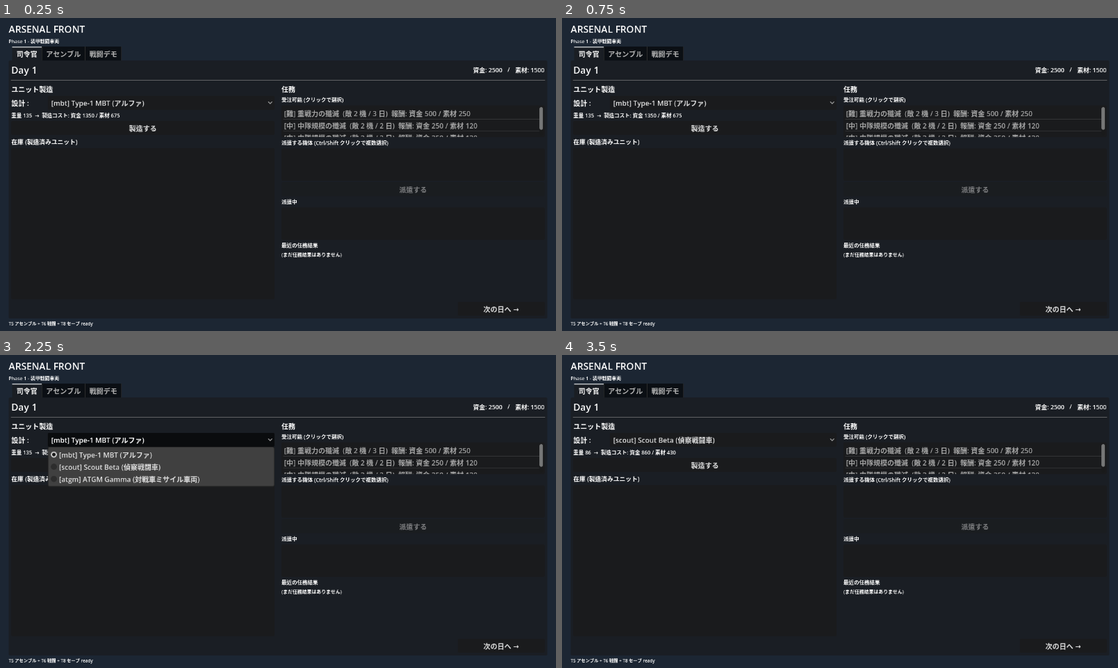
Above: before the commit, frames 1-4 (two rows, left to right).
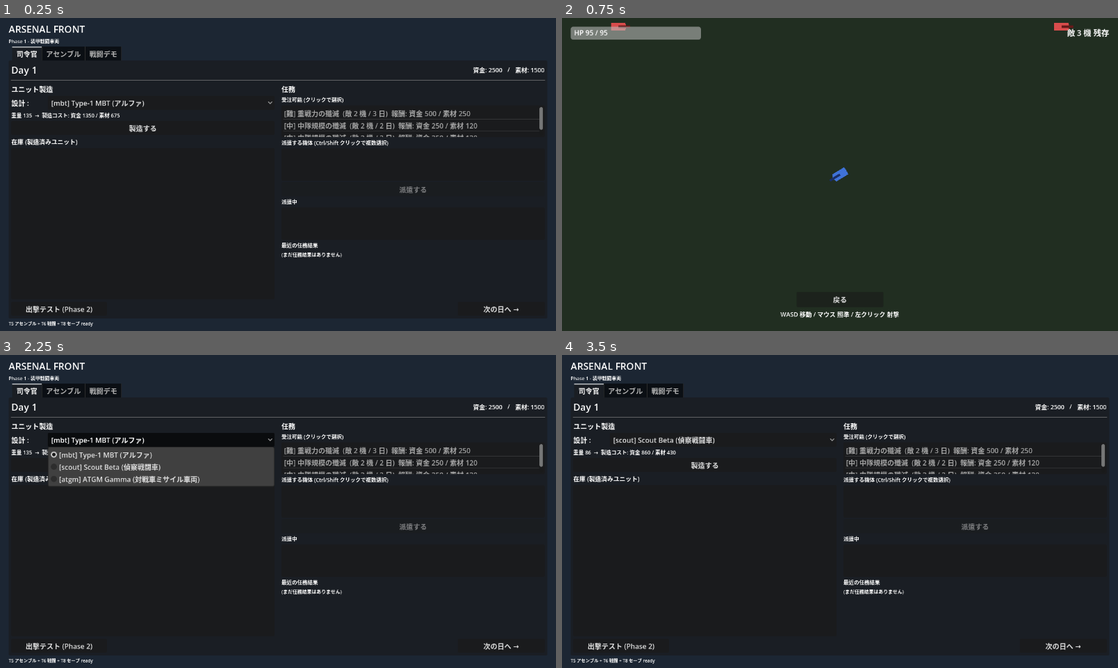
Above: after the commit, the same moments.

Repository: Sierra-117605/ARSENAL-FRONT
Game: Godot game, scene res://scenes/main.tscn
Same seed, same stepped clock (60 frames per second), same inputs: the game is played once before the commit and once after it.
Inputs (mouse positions are in pixels of both pictures, inside the frame that each line leads up to):
- Up to frame 1 (0.25 s): no input
- Up to frame 2 (0.75 s): click (623, 309) at 0.5 s, where only the run after the commit has a clickable "出撃テスト (Phase 2)"
- Up to frame 3 (2.25 s): click (278, 636) at 1.25 s, where only the run after the commit has a clickable "戻る"; click "[mbt] Type-1 MBT (アルファ)" at 2 s
- Up to frame 4 (3.5 s): click "製造する" at 2.75 s

The runs differ from the first frame. In frame 1, 0.1% of the frame differs, in the area x 4-17%, y 92-95%; in frame 2, 5.2%, in the area x 1-99%, y 1-99%; in frame 3, 0.1%; in frame 4, 0.1%.

Commit message:
Phase 2-1: 出撃モード最小実装 (トップダウン手動操作)
Phase 1 完了を受けて Phase 2 着手。SPEC §2.3 E を「Phase 2 暫定確定:
トップダウン 2D + WASD/マウス + ミッション固定マップ」で確定。

新規実装:
- scripts/combat.gd: 単発の compute_damage(soft, hard, piercing, target_armor)
  を追加 (自動戦闘と同じ式を再利用可能に)
- scripts/projectile.gd: Area2D 弾丸。direction 方向に飛び、衝突相手の
  take_hit_from_projectile を呼ぶ
- scripts/player_tank.gd: CharacterBody2D。WASD で移動、マウス方向に旋回、
  左クリックで射撃 (連射 0.35s クールダウン)
- scripts/enemy_tank.gd: CharacterBody2D。Phase 2-1 では静止、撃たれて
  HP 0 で died シグナルを発火して queue_free
- scripts/combat_field.gd: フィールド制御。プレイヤー中央、敵 3 機を
  (-600,-400) / (600,-400) / (0,500) に配置。HP バー・敵カウンタ・勝敗
  メッセージ・「戻る」ボタンを HUD に持ち、勝敗時に main.tscn へ change_scene
- scenes/projectile.tscn, player_tank.tscn, enemy_tank.tscn, combat_field.tscn

衝突レイヤー設計:
- Layer 1: プレイヤー
- Layer 2: 敵
- Layer 3: 弾丸 (player owned)
- Layer 5: 壁 (StaticBody)
- 弾丸の collision_mask は 2 (敵) のみ。今後敵弾用に layer 4 を予約

スコープ:
- Phase 2-1 はプレイヤー操作 + 静止敵 + 勝敗判定だけ
- 敵 AI / 任務連携は Phase 2-2/2-3

UI:
- 司令官タブ Footer に「出撃テスト (Phase 2)」ボタンを追加
- 押すと scenes/combat_field.tscn へ change_scene_to_file
- 戻るボタンで scenes/main.tscn へ戻る

ドキュメント:
- SPEC §2.3 E: [TBD] -> 「Phase 2 暫定確定」に更新、フロー詳細を追記
- TODO.md: P2 セクション (P2-1 〜 P2-5) を新設、P2-1 を作業中に

ヘッドレスで boot ok 確認 (既存 Phase 1 機能は無傷)。
実機での操作確認はユーザー側で実施予定。

Co-Authored-By: Claude Opus 4.7 <noreply@anthropic.com>

Diff:
--- /dev/null
+++ b/scenes/combat_field.tscn
@@ -0,0 +1,132 @@
+[gd_scene load_steps=4 format=3 uid="uid://b1arsenalcombatfield"]
+
+[ext_resource type="Script" path="res://scripts/combat_field.gd" id="1_field"]
+
+[sub_resource type="RectangleShape2D" id="RectangleShape2D_wall_h"]
+size = Vector2(2500, 40)
+
+[sub_resource type="RectangleShape2D" id="RectangleShape2D_wall_v"]
+size = Vector2(40, 1700)
+
+[node name="CombatField" type="Node2D"]
+script = ExtResource("1_field")
+
+[node name="Background" type="ColorRect" parent="."]
+offset_left = -1300.0
+offset_top = -900.0
+offset_right = 1300.0
+offset_bottom = 900.0
+color = Color(0.13, 0.18, 0.13, 1)
+
+[node name="WallTop" type="StaticBody2D" parent="."]
+position = Vector2(0, -800)
+collision_layer = 16
+
+[node name="ColShape" type="CollisionShape2D" parent="WallTop"]
+shape = SubResource("RectangleShape2D_wall_h")
+
+[node name="WallBottom" type="StaticBody2D" parent="."]
+position = Vector2(0, 800)
+collision_layer = 16
+
+[node name="ColShape" type="CollisionShape2D" parent="WallBottom"]
+shape = SubResource("RectangleShape2D_wall_h")
+
+[node name="WallLeft" type="StaticBody2D" parent="."]
+position = Vector2(-1200, 0)
+collision_layer = 16
+
+[node name="ColShape" type="CollisionShape2D" parent="WallLeft"]
+shape = SubResource("RectangleShape2D_wall_v")
+
+[node name="WallRight" type="StaticBody2D" parent="."]
+position = Vector2(1200, 0)
+collision_layer = 16
+
+[node name="ColShape" type="CollisionShape2D" parent="WallRight"]
+shape = SubResource("RectangleShape2D_wall_v")
+
+[node name="SpawnLayer" type="Node2D" parent="."]
+
+[node name="UI" type="CanvasLayer" parent="."]
+
+[node name="HUD" type="Control" parent="UI"]
+layout_mode = 3
+anchors_preset = 15
+anchor_right = 1.0
+anchor_bottom = 1.0
+mouse_filter = 2
+
+[node name="PlayerHPBar" type="ProgressBar" parent="UI/HUD"]
+layout_mode = 1
+anchors_preset = -1
+offset_left = 20.0
+offset_top = 20.0
+offset_right = 320.0
+offset_bottom = 50.0
+show_percentage = false
+
+[node name="PlayerHPLabel" type="Label" parent="UI/HUD"]
+layout_mode = 1
+anchors_preset = -1
+offset_left = 28.0
+offset_top = 22.0
+offset_right = 320.0
+offset_bottom = 50.0
+text = "HP -- / --"
+
+[node name="EnemyCounter" type="Label" parent="UI/HUD"]
+layout_mode = 1
+anchors_preset = -1
+anchor_left = 1.0
+anchor_right = 1.0
+offset_left = -260.0
+offset_top = 20.0
+offset_right = -20.0
+offset_bottom = 50.0
+theme_override_font_sizes/font_size = 18
+text = "敵 -- 機 残存"
+horizontal_alignment = 2
+
+[node name="InstructionLabel" type="Label" parent="UI/HUD"]
+layout_mode = 1
+anchors_preset = -1
+anchor_left = 0.5
+anchor_top = 1.0
+anchor_right = 0.5
+anchor_bottom = 1.0
+offset_left = -300.0
+offset_top = -50.0
+offset_right = 300.0
+offset_bottom = -20.0
+theme_override_font_sizes/font_size = 14
+text = "WASD 移動 / マウス 照準 / 左クリック 射撃"
+horizontal_alignment = 1
+
+[node name="MessageLabel" type="Label" parent="UI/HUD"]
+layout_mode = 1
+anchors_preset = -1
+anchor_left = 0.5
+anchor_top = 0.5
+anchor_right = 0.5
+anchor_bottom = 0.5
+offset_left = -300.0
+offset_top = -80.0
+offset_right = 300.0
+offset_bottom = 0.0
+theme_override_font_sizes/font_size = 36
+text = ""
+horizontal_alignment = 1
+
+[node name="BackButton" type="Button" parent="UI/HUD"]
+layout_mode = 1
+anchors_preset = -1
+anchor_left = 0.5
+anchor_top = 1.0
+anchor_right = 0.5
+anchor_bottom = 1.0
+offset_left = -100.0
+offset_top = -90.0
+offset_right = 100.0
+offset_bottom = -55.0
+text = "戻る"
--- /dev/null
+++ b/scenes/enemy_tank.tscn
@@ -0,0 +1,22 @@
+[gd_scene load_steps=3 format=3 uid="uid://b1arsenalenemy"]
+
+[ext_resource type="Script" path="res://scripts/enemy_tank.gd" id="1_enemy"]
+
+[sub_resource type="RectangleShape2D" id="RectangleShape2D_enemy"]
+size = Vector2(40, 22)
+
+[node name="Enemy" type="CharacterBody2D"]
+collision_layer = 2
+collision_mask = 4
+script = ExtResource("1_enemy")
+
+[node name="CollisionShape2D" type="CollisionShape2D" parent="."]
+shape = SubResource("RectangleShape2D_enemy")
+
+[node name="Body" type="Polygon2D" parent="."]
+polygon = PackedVector2Array(-20, -11, 18, -11, 22, 0, 18, 11, -20, 11)
+color = Color(0.85, 0.3, 0.3, 1)
+
+[node name="Cannon" type="Polygon2D" parent="."]
+polygon = PackedVector2Array(0, -3, 32, -3, 32, 3, 0, 3)
+color = Color(0.4, 0.1, 0.1, 1)
--- a/scenes/main.tscn
+++ b/scenes/main.tscn
@@ -202,6 +202,11 @@
 [node name="Footer" type="HBoxContainer" parent="Layout/VBox/Tabs/CommanderTab/VBox"]
 layout_mode = 2
 
+[node name="SortieTestButton" type="Button" parent="Layout/VBox/Tabs/CommanderTab/VBox/Footer"]
+layout_mode = 2
+custom_minimum_size = Vector2(220, 0)
+text = "出撃テスト (Phase 2)"
+
 [node name="FooterSpacer" type="Control" parent="Layout/VBox/Tabs/CommanderTab/VBox/Footer"]
 layout_mode = 2
 size_flags_horizontal = 3
--- /dev/null
+++ b/scenes/player_tank.tscn
@@ -0,0 +1,29 @@
+[gd_scene load_steps=3 format=3 uid="uid://b1arsenalplayer"]
+
+[ext_resource type="Script" path="res://scripts/player_tank.gd" id="1_player"]
+
+[sub_resource type="RectangleShape2D" id="RectangleShape2D_player"]
+size = Vector2(40, 22)
+
+[node name="Player" type="CharacterBody2D"]
+collision_layer = 1
+collision_mask = 16
+script = ExtResource("1_player")
+
+[node name="CollisionShape2D" type="CollisionShape2D" parent="."]
+shape = SubResource("RectangleShape2D_player")
+
+[node name="Body" type="Polygon2D" parent="."]
+polygon = PackedVector2Array(-20, -11, 18, -11, 22, 0, 18, 11, -20, 11)
+color = Color(0.25, 0.45, 0.85, 1)
+
+[node name="Cannon" type="Polygon2D" parent="."]
+polygon = PackedVector2Array(0, -3, 32, -3, 32, 3, 0, 3)
+color = Color(0.1, 0.18, 0.4, 1)
+
+[node name="Camera2D" type="Camera2D" parent="."]
+zoom = Vector2(0.85, 0.85)
+limit_left = -1200
+limit_right = 1200
+limit_top = -800
+limit_bottom = 800
--- /dev/null
+++ b/scenes/projectile.tscn
@@ -0,0 +1,18 @@
+[gd_scene load_steps=3 format=3 uid="uid://b1arsenalprojectile"]
+
+[ext_resource type="Script" path="res://scripts/projectile.gd" id="1_proj"]
+
+[sub_resource type="CircleShape2D" id="CircleShape2D_proj"]
+radius = 4.0
+
+[node name="Projectile" type="Area2D"]
+collision_layer = 4
+collision_mask = 2
+script = ExtResource("1_proj")
+
+[node name="CollisionShape2D" type="CollisionShape2D" parent="."]
+shape = SubResource("CircleShape2D_proj")
+
+[node name="Visual" type="Polygon2D" parent="."]
+polygon = PackedVector2Array(-4, -3, 5, -3, 5, 3, -4, 3)
+color = Color(1.0, 0.85, 0.2, 1)
--- a/scripts/combat.gd
+++ b/scripts/combat.gd
@@ -180,3 +180,22 @@
 	if w == "draw":
 		return "相打ち"
 	return "決着なし(タイムアウト)"
+
+# --- 単発のダメージ計算 (Phase 2 手動戦闘で再利用) ----------------------
+# 攻撃側の stats と目標の装甲から、単発のダメージを返す。
+# 戻り値: { damage: int, damage_type: "hard"|"soft", pierced: bool }
+static func compute_damage(soft_attack: int, hard_attack: int, piercing: int, target_armor: int) -> Dictionary:
+	var use_hard: bool = target_armor >= ARMOR_THRESHOLD
+	var attack_value: int = hard_attack if use_hard else soft_attack
+	var ratio: float = HARD_DAMAGE_RATIO if use_hard else SOFT_DAMAGE_RATIO
+	var pierced: bool = piercing >= target_armor
+	var damage_f: float
+	if pierced:
+		damage_f = float(attack_value) * ratio
+	else:
+		damage_f = float(soft_attack) * SOFT_DAMAGE_RATIO * RESIDUAL_FACTOR
+	return {
+		"damage": int(roundi(damage_f)),
+		"damage_type": "hard" if use_hard else "soft",
+		"pierced": pierced,
+	}
--- /dev/null
+++ b/scripts/combat_field.gd
@@ -0,0 +1,90 @@
+extends Node2D
+
+# Phase 2-1 出撃モード (最小実装)。
+# プレイヤー機体を中央に、敵を 3 機配置。全滅させたら勝利、プレイヤー死亡で敗北。
+# 任務システム連携 (現在派遣中の機体を使う等) は Phase 2-3 で。
+
+const PLAYER_SCENE: String = "res://scenes/player_tank.tscn"
+const ENEMY_SCENE: String = "res://scenes/enemy_tank.tscn"
+
+@onready var spawn_layer: Node2D = $SpawnLayer
+@onready var hp_bar: ProgressBar = $UI/HUD/PlayerHPBar
+@onready var hp_label: Label = $UI/HUD/PlayerHPLabel
+@onready var enemy_counter: Label = $UI/HUD/EnemyCounter
+@onready var message_label: Label = $UI/HUD/MessageLabel
+@onready var back_button: Button = $UI/HUD/BackButton
+@onready var instruction_label: Label = $UI/HUD/InstructionLabel
+
+var player: PlayerTank = null
+var enemies: Array[EnemyTank] = []
+var _ended: bool = false
+
+func _ready() -> void:
+	print("[ARSENAL FRONT] combat field opened")
+	back_button.pressed.connect(_on_back_pressed)
+	message_label.visible = false
+	back_button.text = "戻る"
+	# 出撃モード用の入力アクション (ESC で戻る等) は今は無し
+	_spawn_player()
+	_spawn_enemies()
+	_update_enemy_counter()
+
+func _spawn_player() -> void:
+	var packed: PackedScene = load(PLAYER_SCENE)
+	player = packed.instantiate() as PlayerTank
+	player.global_position = Vector2(0, 0)
+	player.hp_changed.connect(_on_player_hp_changed)
+	player.died.connect(_on_player_died)
+	spawn_layer.add_child(player)
+	_on_player_hp_changed(player.hp, player.hp_max)
+
+func _spawn_enemies() -> void:
+	var packed: PackedScene = load(ENEMY_SCENE)
+	var positions: Array[Vector2] = [
+		Vector2(-600, -400),
+		Vector2(600, -400),
+		Vector2(0, 500),
+	]
+	for pos in positions:
+		var e: EnemyTank = packed.instantiate() as EnemyTank
+		e.global_position = pos
+		e.died.connect(_on_enemy_died)
+		spawn_layer.add_child(e)
+		enemies.append(e)
+
+func _on_player_hp_changed(new_hp: int, hp_max: int) -> void:
+	hp_bar.max_value = hp_max
+	hp_bar.value = new_hp
+	hp_label.text = "HP %d / %d" % [new_hp, hp_max]
+
+func _update_enemy_counter() -> void:
+	var alive: int = 0
+	for e in enemies:
+		if is_instance_valid(e):
+			alive += 1
+	enemy_counter.text = "敵 %d 機 残存" % alive
+	if alive == 0 and not _ended:
+		_end_combat(true)
+
+func _on_enemy_died(_e: EnemyTank) -> void:
+	_update_enemy_counter()
+
+func _on_player_died() -> void:
+	if not _ended:
+		_end_combat(false)
+
+func _end_combat(won: bool) -> void:
+	_ended = true
+	message_label.visible = true
+	if won:
+		message_label.text = "★ 勝利 ★\n敵を殲滅した"
+		message_label.add_theme_color_override("font_color", Color(0.4, 1.0, 0.4))
+	else:
+		message_label.text = "▼ 敗北 ▼\n機体が撃破された"
+		message_label.add_theme_color_override("font_color", Color(1.0, 0.4, 0.4))
+	# プレイヤーが死んでいる場合、操作不能にする (queue_free 済みのはず)
+	instruction_label.visible = false
+
+func _on_back_pressed() -> void:
+	print("[ARSENAL FRONT] combat field closed, returning to main")
+	get_tree().change_scene_to_file("res://scenes/main.tscn")
--- /dev/null
+++ b/scripts/enemy_tank.gd
@@ -0,0 +1,36 @@
+class_name EnemyTank
+extends CharacterBody2D
+
+# Phase 2-1 minimum: 敵機体は静止して撃たれるだけ。
+# AI (移動・射撃) は Phase 2-2 で追加予定。
+
+@export var soft_attack: int = 10
+@export var hard_attack: int = 70
+@export var piercing: int = 90
+@export var armor: int = 45
+@export var hp_max: int = 80
+
+var hp: int = 80
+
+signal died(enemy: EnemyTank)
+
+func _ready() -> void:
+	add_to_group("enemy")
+	hp = hp_max
+
+func set_stats(stats: Dictionary, _hp_max: int) -> void:
+	soft_attack = int(stats.get("soft_attack", soft_attack))
+	hard_attack = int(stats.get("hard_attack", hard_attack))
+	piercing = int(stats.get("piercing", piercing))
+	armor = int(stats.get("armor", armor))
+	hp_max = _hp_max
+	hp = hp_max
+
+func take_hit_from_projectile(proj: Projectile) -> void:
+	var result: Dictionary = Combat.compute_damage(
+		proj.soft_attack, proj.hard_attack, proj.piercing, armor
+	)
+	hp = max(0, hp - int(result.get("damage", 0)))
+	if hp <= 0:
+		died.emit(self)
+		queue_free()
--- a/scripts/main.gd
+++ b/scripts/main.gd
@@ -76,6 +76,7 @@
 @onready var commander_produce_button: Button = $Layout/VBox/Tabs/CommanderTab/VBox/Main/ProductionPanel/ProduceButton
 @onready var commander_inventory_list: ItemList = $Layout/VBox/Tabs/CommanderTab/VBox/Main/ProductionPanel/InventoryList
 @onready var commander_next_day_button: Button = $Layout/VBox/Tabs/CommanderTab/VBox/Footer/NextDayButton
+@onready var sortie_test_button: Button = $Layout/VBox/Tabs/CommanderTab/VBox/Footer/SortieTestButton
 
 # 司令官タブ (任務エリア)
 @onready var available_list: ItemList = $Layout/VBox/Tabs/CommanderTab/VBox/Main/MissionPanel/AvailableList
@@ -410,6 +411,7 @@
 	commander_design_selector.item_selected.connect(_on_commander_design_changed)
 	commander_produce_button.pressed.connect(_on_produce_pressed)
 	commander_next_day_button.pressed.connect(_on_next_day_pressed)
+	sortie_test_button.pressed.connect(_on_sortie_test_pressed)
 	dispatch_button.pressed.connect(_on_dispatch_pressed)
 	available_list.item_selected.connect(_on_available_mission_selected)
 	dispatch_units_list.multi_selected.connect(_on_dispatch_units_multi_selected)
@@ -503,6 +505,11 @@
 	_refresh_commander_display()
 	print("[ARSENAL FRONT] produced %s (Day %d)" % [String(instance.get("name", "")), game_state.day()])
 
+func _on_sortie_test_pressed() -> void:
+	# Phase 2-1: 出撃テスト (固定パーティ vs 固定敵で手動操作の動作確認)
+	print("[ARSENAL FRONT] launching sortie test (combat_field)")
+	get_tree().change_scene_to_file("res://scenes/combat_field.tscn")
+
 func _on_next_day_pressed() -> void:
 	game_state.apply({ "type": "advance_day", "days": 1 })
 	# 日進行で解決日に達した任務を自動戦闘で解決
--- /dev/null
+++ b/scripts/player_tank.gd
@@ -0,0 +1,84 @@
+class_name PlayerTank
+extends CharacterBody2D
+
+# Phase 2 プレイヤー機体 (トップダウン)。
+# WASD/矢印で移動、マウスで照準、左クリックで射撃。
+# ステータスは Inspector または外部から set_stats() で注入。
+
+@export var speed: float = 280.0
+@export var soft_attack: int = 25
+@export var hard_attack: int = 50
+@export var piercing: int = 70
+@export var armor: int = 60
+@export var hp_max: int = 95
+
+var hp: int = 95
+var _fire_cooldown: float = 0.0
+const FIRE_INTERVAL: float = 0.35
+
+signal hp_changed(new_hp: int, hp_max: int)
+signal died
+
+func _ready() -> void:
+	add_to_group("player")
+	hp = hp_max
+	hp_changed.emit(hp, hp_max)
+
+func set_stats(stats: Dictionary, _hp_max: int) -> void:
+	soft_attack = int(stats.get("soft_attack", soft_attack))
+	hard_attack = int(stats.get("hard_attack", hard_attack))
+	piercing = int(stats.get("piercing", piercing))
+	armor = int(stats.get("armor", armor))
+	hp_max = _hp_max
+	hp = hp_max
+	hp_changed.emit(hp, hp_max)
+
+func _physics_process(delta: float) -> void:
+	# --- 移動 ---
+	var input_vec: Vector2 = Vector2.ZERO
+	if Input.is_key_pressed(KEY_W) or Input.is_key_pressed(KEY_UP):
+		input_vec.y -= 1
+	if Input.is_key_pressed(KEY_S) or Input.is_key_pressed(KEY_DOWN):
+		input_vec.y += 1
+	if Input.is_key_pressed(KEY_A) or Input.is_key_pressed(KEY_LEFT):
+		input_vec.x -= 1
+	if Input.is_key_pressed(KEY_D) or Input.is_key_pressed(KEY_RIGHT):
+		input_vec.x += 1
+	if input_vec.length() > 0:
+		input_vec = input_vec.normalized()
+	velocity = input_vec * speed
+	move_and_slide()
+
+	# --- 旋回 (マウス方向を向く) ---
+	var mouse_pos: Vector2 = get_global_mouse_position()
+	rotation = (mouse_pos - global_position).angle()
+
+	# --- 射撃 (連射制御) ---
+	if _fire_cooldown > 0.0:
+		_fire_cooldown -= delta
+	if Input.is_mouse_button_pressed(MOUSE_BUTTON_LEFT) and _fire_cooldown <= 0.0:
+		_fire()
+		_fire_cooldown = FIRE_INTERVAL
+
+func _fire() -> void:
+	var packed: PackedScene = load("res://scenes/projectile.tscn")
+	if packed == null:
+		return
+	var proj: Projectile = packed.instantiate() as Projectile
+	proj.global_position = global_position + Vector2(35, 0).rotated(rotation)
+	proj.direction = Vector2(1, 0).rotated(rotation)
+	proj.owner_side = "player"
+	proj.soft_attack = soft_attack
+	proj.hard_attack = hard_attack
+	proj.piercing = piercing
+	get_parent().add_child(proj)
+
+func take_hit_from_projectile(proj: Projectile) -> void:
+	var result: Dictionary = Combat.compute_damage(
+		proj.soft_attack, proj.hard_attack, proj.piercing, armor
+	)
+	hp = max(0, hp - int(result.get("damage", 0)))
+	hp_changed.emit(hp, hp_max)
+	if hp <= 0:
+		died.emit()
+		queue_free()
--- /dev/null
+++ b/scripts/projectile.gd
@@ -0,0 +1,36 @@
+class_name Projectile
+extends Area2D
+
+# Phase 2 用の弾丸。
+# Area2D で発射元の攻撃ステータスを保持し、敵 (collision_mask の対象) に当たったら
+# Combat.compute_damage で単発ダメージを計算して TakeHit シグナルを叩く。
+
+@export var speed: float = 900.0
+@export var lifetime: float = 2.0
+
+var direction: Vector2 = Vector2.RIGHT
+var owner_side: String = "player"    # "player" or "enemy"
+var soft_attack: int = 0
+var hard_attack: int = 0
+var piercing: int = 0
+
+var _age: float = 0.0
+
+func _ready() -> void:
+	body_entered.connect(_on_body_entered)
+
+func _physics_process(delta: float) -> void:
+	global_position += direction * speed * delta
+	_age += delta
+	if _age >= lifetime:
+		queue_free()
+
+func _on_body_entered(body: Node) -> void:
+	# 自分の発射元側にはダメージを与えない
+	if owner_side == "player" and body.is_in_group("player"):
+		return
+	if owner_side == "enemy" and body.is_in_group("enemy"):
+		return
+	if body.has_method("take_hit_from_projectile"):
+		body.take_hit_from_projectile(self)
+	queue_free()
Not shown, added: scripts/combat_field.gd.uid
Not shown, added: scripts/enemy_tank.gd.uid
Not shown, added: scripts/player_tank.gd.uid
Not shown, added: scripts/projectile.gd.uid
Not shown, changed: SPEC.md
Not shown, changed: TODO.md
